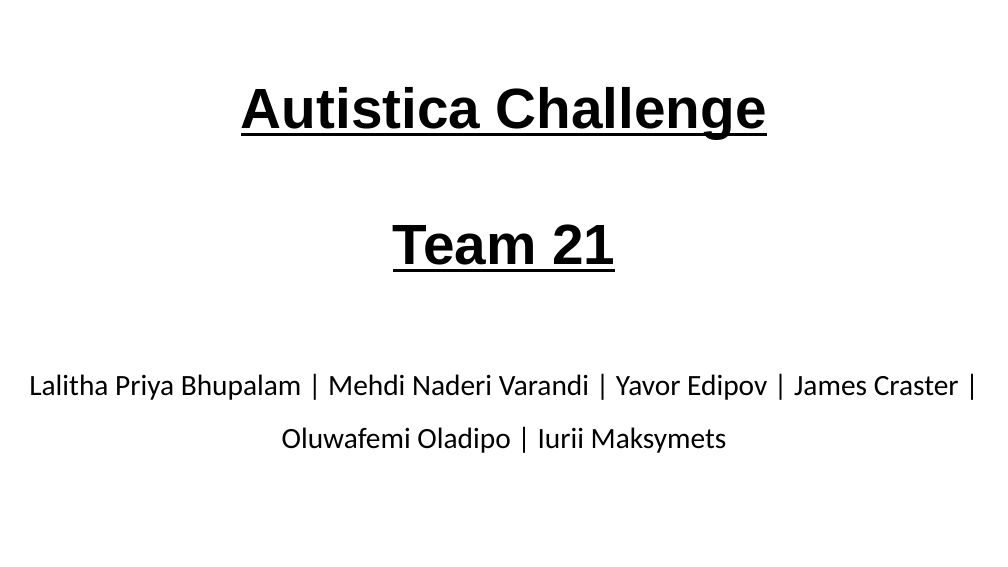
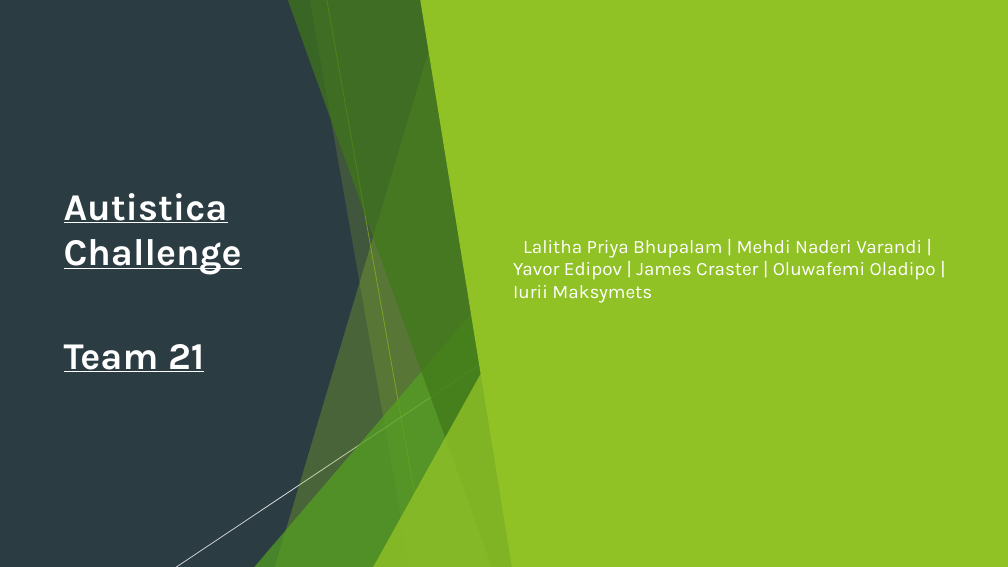
Before and after one commit to London18/team-21, a slide deck: slide 1 of resources/Code for Good - Presentation.pptx. Drawn at 1008x567 pixels with LibreOffice and Linux fonts; fonts in the diff are those of the drawing. Boxes give left, top, right and bottom in pixels: in the first picture for what was removed or moved away, otherwise in the second. Text is boxed around its words. In the diff, an @@ line names an element or a change of style, - is before the commit and + after.

```diff
--- a/resources/Code for Good - Presentation.pptx
+++ b/resources/Code for Good - Presentation.pptx
@@ background #FFFFFF to #2C3C43 @@
@@ group added at (x1=0, y1=0, x2=1008, y2=567): 5 freeform shapes, 3 triangles @@
@@ rectangle added at (x1=0, y1=0, x2=1008, y2=567), fill #2C3C43 @@
@@ freeform shape added at (x1=275, y1=0, x2=524, y2=567), fill #90C226 at 30% opacity @@
@@ freeform shape added at (x1=287, y1=0, x2=523, y2=567), fill #3F7819 at 70% opacity @@
@@ freeform shape added at (x1=310, y1=0, x2=524, y2=567), fill #90C226 at 20% opacity @@
@@ line added from (327, 0) to (428, 567), #6C921D 0.75 pt @@
@@ freeform shape added at (x1=420, y1=0, x2=1008, y2=567), fill #90C226 @@
@@ text "Autistica Challenge" moved from (x1=241, y1=87, x2=767, y2=272) to (x1=64, y1=193, x2=242, y2=372) @@
@@ text "Autistica Challenge" at (x1=64, y1=193, x2=242, y2=372): size 54 to 36 pt, font Arial to Karla, text colour #000000 to #FFFFFF; alignment centre to left; more space between paragraphs; vertical alignment top to middle @@
@@ text "Lalitha Priya Bhupalam | Mehdi ..." moved from (x1=29, y1=374, x2=959, y2=453) to (x1=513, y1=240, x2=936, y2=303) @@
@@ text "Lalitha Priya Bhupalam | Mehdi ..." at (x1=513, y1=240, x2=936, y2=303): size 28 to 18 pt, font Calibri to Karla, text colour #000000 to #FFFFFF; alignment centre to left; bullet none to ▶; line spacing 1.5 to 1; more space between paragraphs; vertical alignment top to middle @@
@@ triangle added at (x1=254, y1=252, x2=523, y2=567), fill #54A021 at 72% opacity @@
@@ triangle added at (x1=374, y1=297, x2=524, y2=567), fill #90C226 at 80% opacity @@
@@ line added from (570, 305) to (176, 567), #FFFFFF 0.75 pt @@
@@ group added at (x1=0, y1=0, x2=1008, y2=567): 5 freeform shapes, 3 triangles, 2 lines @@
```
Also in this commit, not shown: 4 other slides changed, 2 slides added, 3 slides removed.
